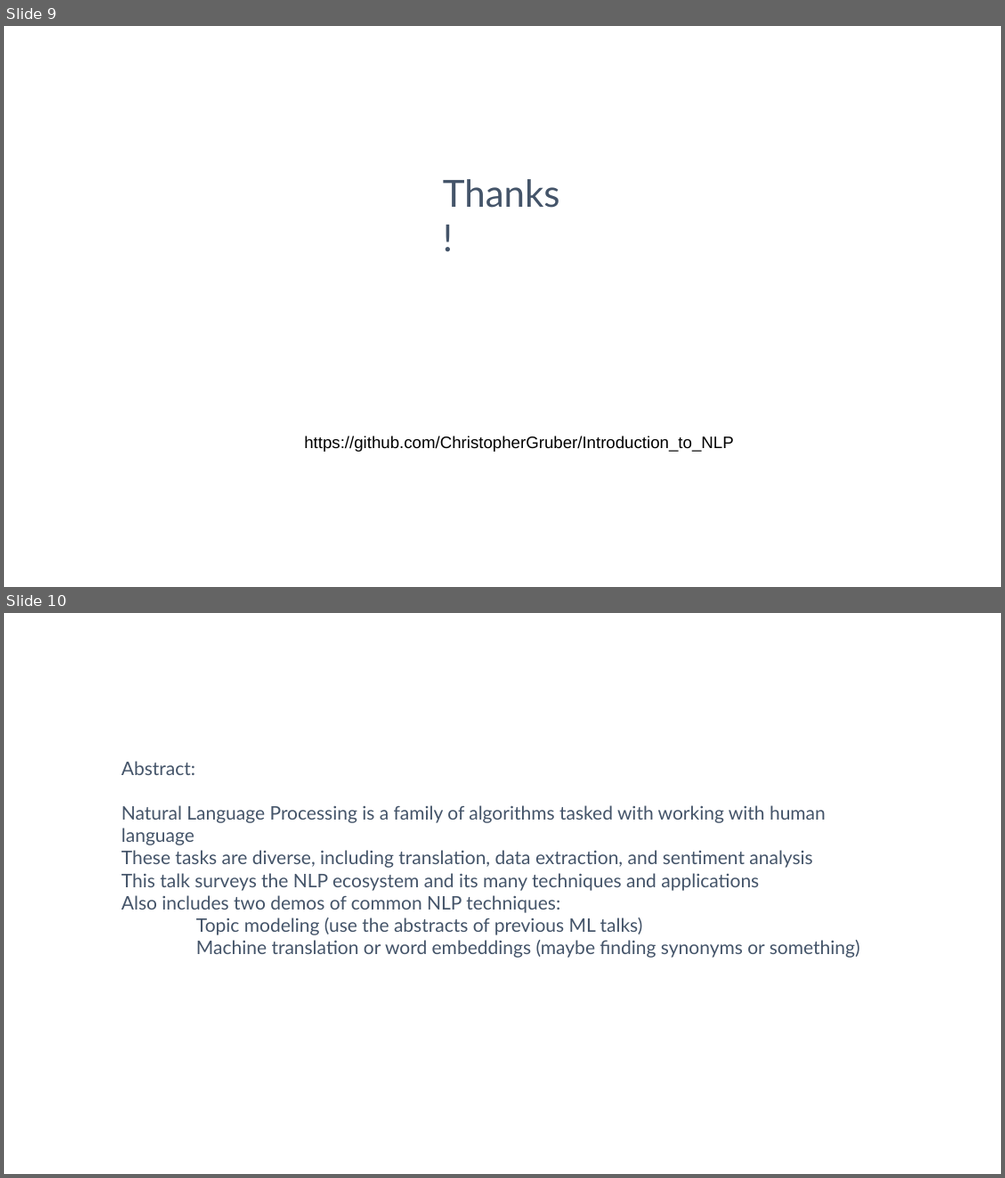
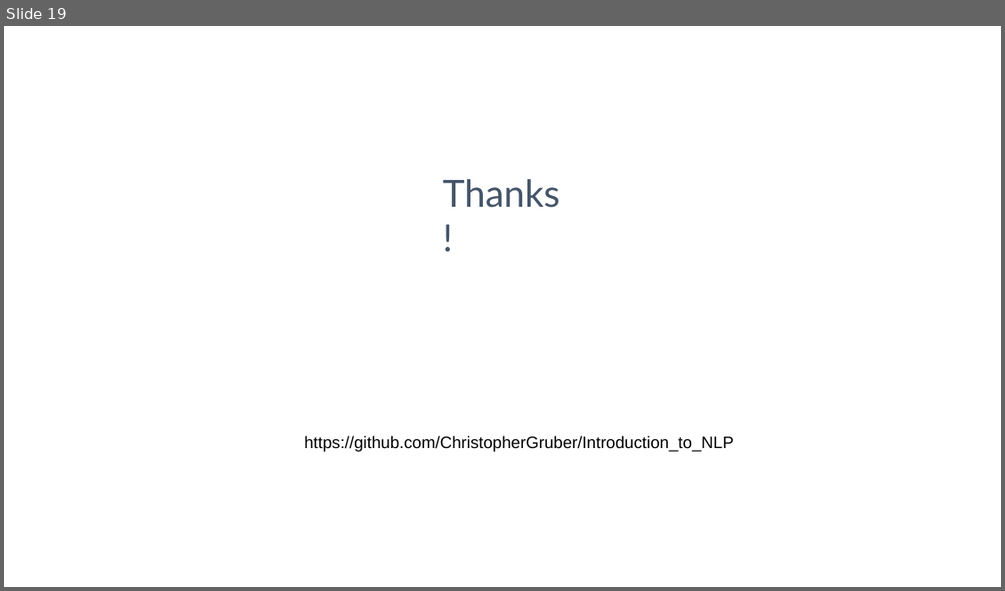
Before and after one commit to ChristopherGruber/Introduction_to_NLP, a slide deck: Introduction to NLP.odp. Shown one above the other, each under a label of ours: slides 9 and 10 before the commit, slide 19 after it. The pictures are 1005x1178 and 1005x591 pixels, drawn with LibreOffice and Linux fonts; fonts in the diff are those of the drawing. Boxes give left, top, right and bottom in pixels: in the first picture for what was removed or moved away, otherwise in the second. Text is boxed around its words. In the diff, an @@ line names an element or a change of style, - is before the commit and + after.

```diff
--- a/Introduction to NLP.odp
+++ b/Introduction to NLP.odp
@@ slide 10 removed at <box>4,613,1001,1174</box>, background #FFFFFF @@
@@ text removed at <box>121,761,860,957</box> @@
-Abstract:
-Natural Language Processing is a family of algorithms tasked with working with human language
-These tasks are diverse, including translation, data extraction, and sentiment analysis
-This talk surveys the NLP ecosystem and its many techniques and applications
-Also includes two demos of common NLP techniques:
-Topic modeling (use the abstracts of previous ML talks)
-Machine translation or word embeddings (maybe finding synonyms or something)
@@ what was slide 9 is now slide 19 @@
```
Also in this commit, not shown: 1 slide changed, 17 slides added, 7 other slides removed, 1 other file.
